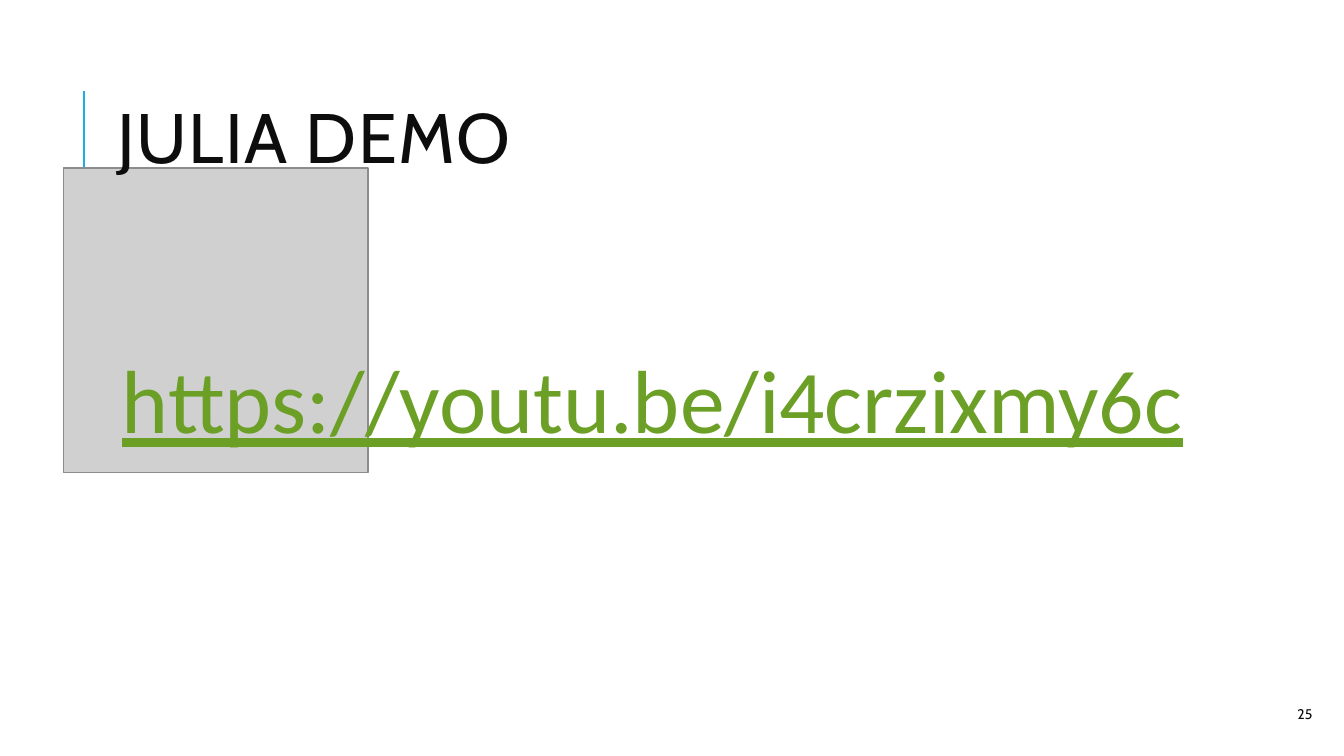
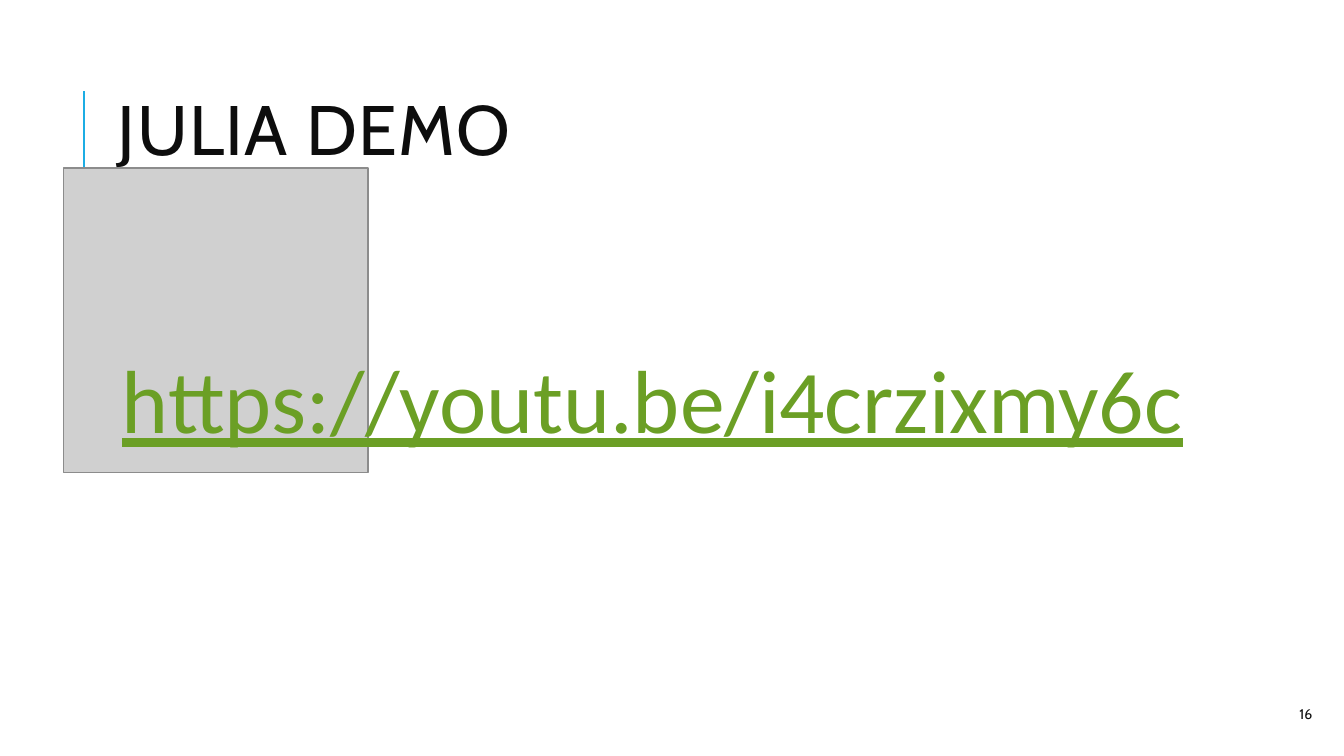
Before and after one commit to thtang/Fintech-Text-Mining-and-Machine-Learning, a slide deck: slide 16 of final/Fintech_final.pptx (slide 25 before the commit). Drawn at 1344x756 pixels with LibreOffice and Linux fonts; fonts in the diff are those of the drawing; grey boxes stand for pictures. Boxes give left, top, right and bottom in pixels: in the first picture for what was removed or moved away, otherwise in the second. Text is boxed around its words. In the diff, an @@ line names an element or a change of style, - is before the commit and + after.

```diff
--- a/final/Fintech_final.pptx
+++ b/final/Fintech_final.pptx
@@ title "JULIA DEMO": place and size @@
-title "JULIA DEMO" at [117,113,510,179]
+title "JULIA DEMO" at [118,105,510,170]
@@ page number at [1299,709,1312,719]: text changed @@
-25
+16
```
Also in this commit, not shown: 10 other slides changed, 1 slide added, 10 slides removed.
